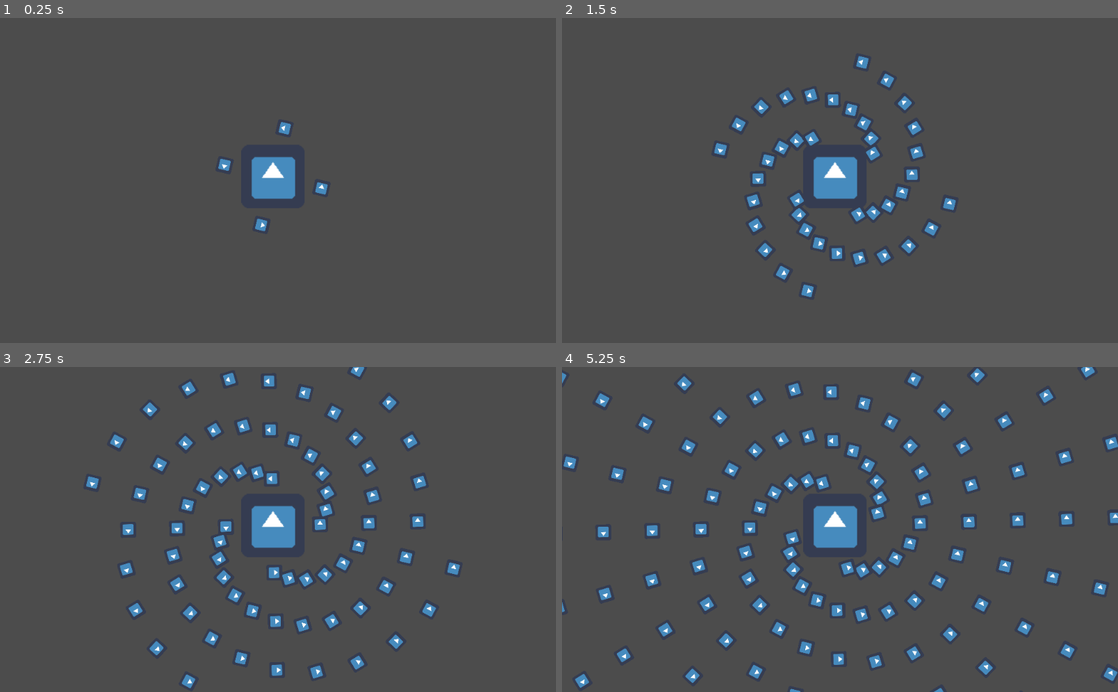
Above: before the commit, frames 1-4 (two rows, left to right).
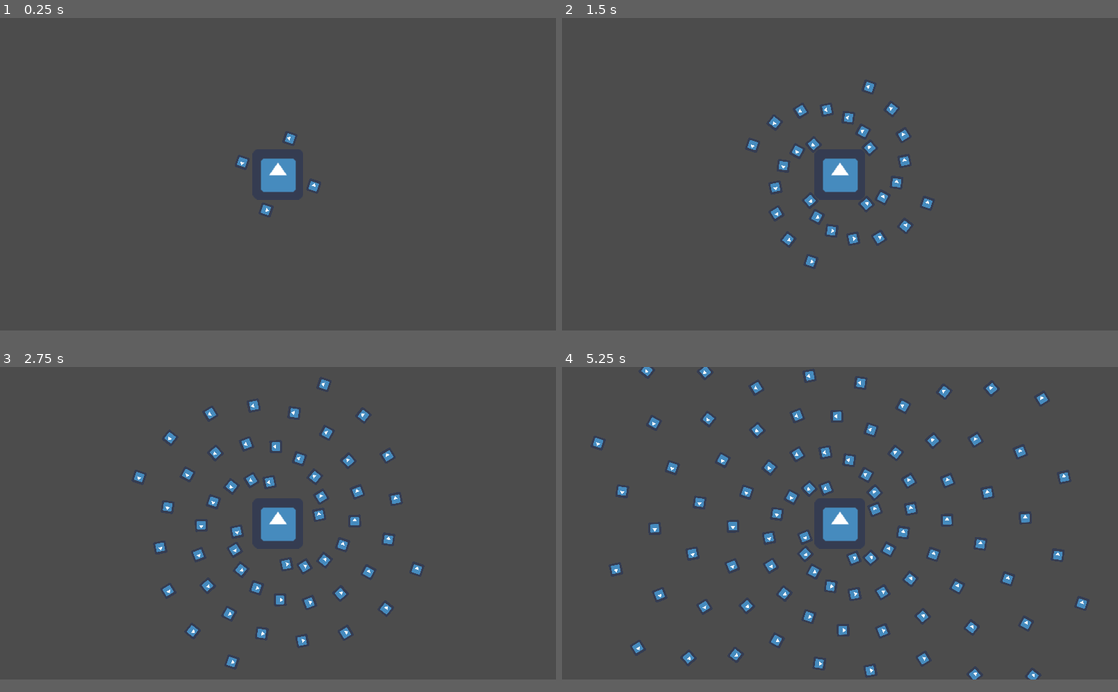
Above: after the commit, the same moments.

Repository: robyn3choi/godot-tutorial_bullet-hell-pattern-generator
Game: Godot game, scene res://Main.tscn
The game is run twice, just before and just after one commit, with the same random seed, the same clock (stepped at 60 frames per second) and the same inputs. The engine's default icon, where the game draws it, is replaced by a stand-in: a white triangle on a blue panel in a dark square.
Inputs:
- Up to frame 1 (0.25 s): no input
- Up to frame 2 (1.5 s): no input
- Up to frame 3 (2.75 s): no input
- Up to frame 4 (5.25 s): no input
In our replay, the window is 800x468 before the commit and 800x450 after it. These sizes can differ from the game's own. Grey fills any space a smaller window leaves; there, only what the larger window draws over its background counts as a difference.

The runs differ from the first frame. In frame 1, 1.0% of the frame differs, in the area x 39-59%, y 32-66%; in frame 2, 4.2%; in frame 3, 7.2%; in frame 4, 10%, in the area x 0-100%, y 0-100%.

Commit message:
getting ready for tutorial

Diff:
--- a/Enemy.gd
+++ b/Enemy.gd
@@ -5,7 +5,7 @@
 onready var rotater = $Rotater
 
 const rotate_speed = 100
-const shoot_timer_wait_time = 0.15
+const shoot_timer_wait_time = 0.2
 const spawn_point_count = 4
 const radius = 100
 
--- a/Main.tscn
+++ b/Main.tscn
@@ -5,4 +5,4 @@
 [node name="Node" type="Node"]
 
 [node name="Enemy" parent="." instance=ExtResource( 1 )]
-position = Vector2( 502.777, 292.835 )
+position = Vector2( 640, 360 )
--- a/project.godot
+++ b/project.godot
@@ -19,6 +19,13 @@
 run/main_scene="res://Main.tscn"
 config/icon="res://icon.png"
 
+[display]
+
+window/size/width=1280
+window/size/height=720
+window/stretch/mode="2d"
+window/stretch/aspect="keep_width"
+
 [rendering]
 
 environment/default_environment="res://default_env.tres"
